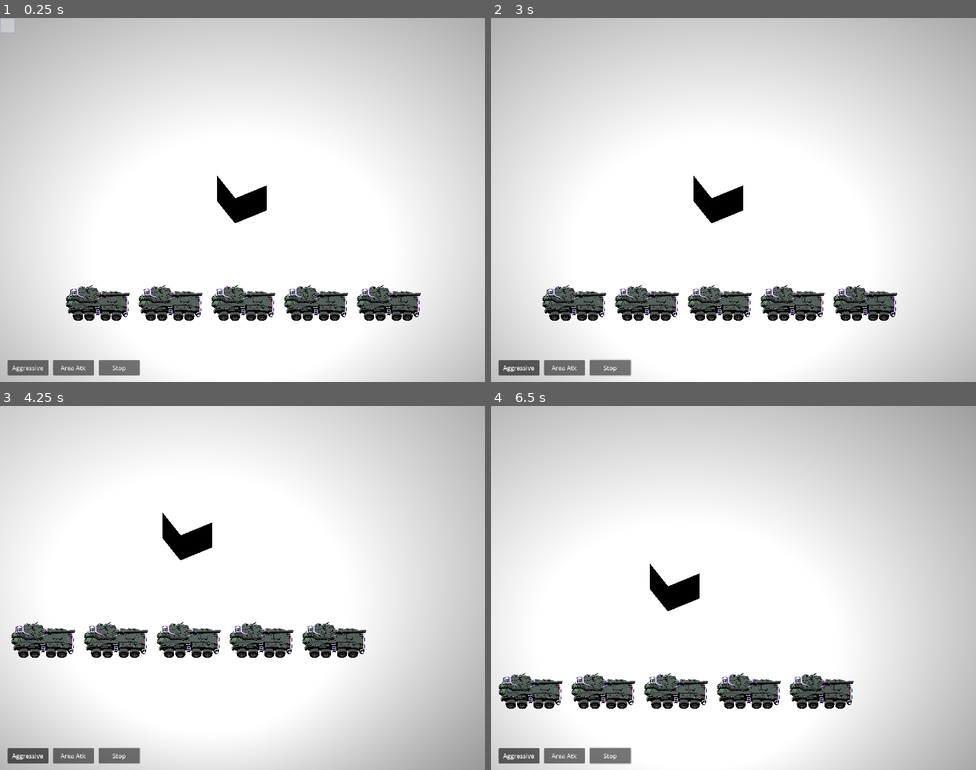
Above: before the commit, frames 1-4 (two rows, left to right).
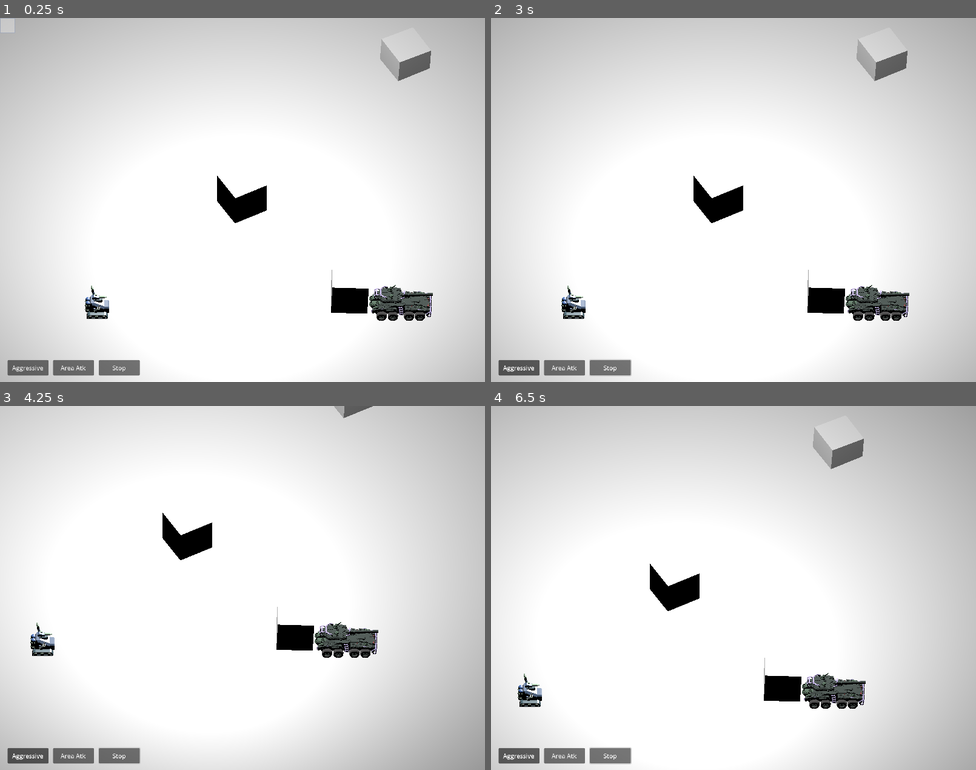
Above: after the commit, the same moments.

Repository: thelazyone/godot_rts
Game: Godot game, scene res://world.tscn
Two runs of this game, one before a commit and one after it. Both use one fixed random seed, a clock stepped at 60 frames per second and the inputs below.
Inputs (mouse positions are in pixels of both pictures, inside the frame that each line leads up to):
- Up to frame 1 (0.25 s): no input
- Up to frame 2 (3 s): click "Aggressive" at 0.5 s; click "Area Atk" at 1.25 s; click "Stop" at 2 s; tap Enter at 2.75 s; move the mouse to (840, 181) at 2.77 s; hold Right (ui_right) from 2.78 s (still down); click (840, 181) at 2.85 s
- Up to frame 3 (4.25 s): move the mouse to (145, 606) at 3.52 s; release Right (ui_right) at 3.53 s; hold Down (ui_down) from 3.53 s (still down); right-click (145, 606) at 3.6 s
- Up to frame 4 (6.5 s): move the mouse to (782, 507) at 4.27 s; release Down (ui_down) at 4.28 s; hold Right (ui_right) 4.28-5.03 s; click (782, 507) at 4.35 s; move the mouse to (709, 660) at 5.02 s; hold Up (ui_up) 5.03-5.78 s; right-click (709, 660) at 5.1 s; move the mouse to (879, 642) at 5.77 s; hold Left (ui_left) from 5.78 s (still down); click (879, 642) at 5.85 s

The runs differ from the first frame. In frame 1, 5.4% of the frame differs, in the area x 13-90%, y 5-84%; in frame 2, 5.4%, in the area x 10-87%, y 5-84%; in frame 3, 5.0%; in frame 4, 5.4%.

Commit message:
Added Worker for the RTS test

Diff:
--- a/Actors.gd
+++ b/Actors.gd
@@ -17,10 +17,7 @@
 	m_UnitsControlNode.aim_order.connect(shoot_area) # TODO TEST TBR
 
 	add_tank(4,4)
-	add_tank(2,4)
-	add_tank(0,4)
-	add_tank(-2,4)
-	add_tank(-4,4)
+	add_worker(-4,4)
 
 
 # Called every frame. 'delta' is the elapsed time since the previous frame.
@@ -30,6 +27,12 @@
 
 func add_tank(x, y): # Clearly temp:
 	var new_tank = preload("res://Components/tank.tscn").instantiate()
+	new_tank.position.x = x
+	new_tank.position.z = y
+	add_child(new_tank)
+
+func add_worker(x, y): # Clearly temp:
+	var new_tank = preload("res://Components/worker.tscn").instantiate()
 	new_tank.position.x = x
 	new_tank.position.z = y
 	add_child(new_tank)
--- /dev/null
+++ b/Components/cube_obstacle.tscn
@@ -0,0 +1,16 @@
+[gd_scene load_steps=3 format=3 uid="uid://lfio3y5xh11s"]
+
+[sub_resource type="BoxMesh" id="BoxMesh_mbfrx"]
+
+[sub_resource type="BoxShape3D" id="BoxShape3D_62ewo"]
+
+[node name="CubeObstacle" type="MeshInstance3D"]
+transform = Transform3D(0.866026, 0.0087262, 0.499924, 0, 0.999848, -0.0174524, -0.5, 0.0151142, 0.865894, 0, 0.5, 0)
+mesh = SubResource("BoxMesh_mbfrx")
+skeleton = NodePath("../Plane")
+
+[node name="StaticBody3D" type="StaticBody3D" parent="."]
+
+[node name="CollisionShape3D" type="CollisionShape3D" parent="StaticBody3D"]
+transform = Transform3D(1, 1.16415e-09, 0, 0, 1, -9.31323e-09, 0, 0, 1, 0, 0, 0)
+shape = SubResource("BoxShape3D_62ewo")
--- /dev/null
+++ b/Components/worker.gd
@@ -0,0 +1,41 @@
+extends CharacterBody3D
+
+
+var is_selected = false
+
+# Called when the node enters the scene tree for the first time.
+func _ready():
+	pass # Replace with function body.
+
+
+func _physics_process(delta):
+	# Previously using move_and_slide, but sliding looks very weird on tracked vehicles
+	move_and_collide(velocity * delta)
+
+
+# Called every frame. 'delta' is the elapsed time since the previous frame.
+func _process(delta):
+
+	# TANK-Specific functions, like rotating the turret
+	get_node("Turret").rotation = Vector3(0, get_node("CombatComponent").turret_direction - rotation.y, 0)
+	pass
+
+func command_move(target):
+	get_node("MoveComponent").command_move(target)
+
+# Selection methods
+func select(bool_value):
+	is_selected = bool_value
+	get_node("Selected").visible = is_selected
+
+
+func combat_aim(target):
+	get_node("CombatComponent").combat_aim(target)
+
+
+func combat_stop():
+	get_node("CombatComponent").combat_stop()
+
+
+func combat_attack_area(target):
+	get_node("CombatComponent").combat_attack_area(target)
--- /dev/null
+++ b/Components/worker.tscn
@@ -0,0 +1,43 @@
+[gd_scene load_steps=9 format=3 uid="uid://cieode54cqvbx"]
+
+[ext_resource type="Script" path="res://Components/tank.gd" id="1_xmyou"]
+[ext_resource type="PackedScene" uid="uid://5s3rcge75d24" path="res://Components/move_component.tscn" id="2_n6t3f"]
+[ext_resource type="PackedScene" uid="uid://dl5dd1ep5aybv" path="res://Components/selected_sprite.tscn" id="3_b2r0f"]
+[ext_resource type="PackedScene" uid="uid://b256cjygw4p6" path="res://Assets/Worker/worker.glb" id="4_1i6hh"]
+[ext_resource type="PackedScene" uid="uid://t4mkrwhanp2b" path="res://Components/combat_component.tscn" id="6_iyp1i"]
+[ext_resource type="PackedScene" uid="uid://bqkagvogq0l1r" path="res://Components/gun_shell.tscn" id="7_devjo"]
+[ext_resource type="PackedScene" uid="uid://b37e5dvbs8aos" path="res://Assets/Worker/head.glb" id="7_pr8ns"]
+
+[sub_resource type="CapsuleShape3D" id="CapsuleShape3D_vaieb"]
+
+[node name="Worker" type="CharacterBody3D"]
+axis_lock_linear_y = true
+safe_margin = 0.1
+script = ExtResource("1_xmyou")
+
+[node name="MoveComponent" parent="." instance=ExtResource("2_n6t3f")]
+transform = Transform3D(0.9965, 0, 0, 0, 0.9965, 0, 0, 0, 0.9965, 0, 0, 0)
+SPEED = 200
+ROT_SPEED = 5
+MIN_ANGLE_MOVE = 0.785
+
+[node name="Selected" parent="." instance=ExtResource("3_b2r0f")]
+visible = false
+
+[node name="CollisionShape3D" type="CollisionShape3D" parent="."]
+transform = Transform3D(-3.93403e-08, -0.9, 0, 0.9, -3.93403e-08, 0, 0, 0, 0.9, 0, 0.245, 0)
+shape = SubResource("CapsuleShape3D_vaieb")
+
+[node name="NavigationObstacle3D" type="NavigationObstacle3D" parent="CollisionShape3D"]
+radius = 2.0
+avoidance_layers = 3
+
+[node name="Body" parent="." instance=ExtResource("4_1i6hh")]
+transform = Transform3D(0.2, 0, 0, 0, 0.2, 0, 0, 0, 0.2, 0, 0, 0)
+
+[node name="CombatComponent" parent="." instance=ExtResource("6_iyp1i")]
+transform = Transform3D(0.996046, 0, 0, 0, 0.996046, 0, 0, 0, 0.996046, 0, 0, 0)
+PROJECTILE = ExtResource("7_devjo")
+
+[node name="Turret" parent="." instance=ExtResource("7_pr8ns")]
+transform = Transform3D(0.2, 0, 0, 0, 0.2, 0, 0, 0, 0.2, 0, 0, 0)
--- a/world.tscn
+++ b/world.tscn
@@ -1,10 +1,11 @@
-[gd_scene load_steps=16 format=3 uid="uid://by6usbkw54p0d"]
+[gd_scene load_steps=15 format=3 uid="uid://by6usbkw54p0d"]
 
 [ext_resource type="Script" path="res://ObjectsScripts/CameraBase.gd" id="1_a4iqy"]
 [ext_resource type="Script" path="res://world.gd" id="1_gmsn8"]
 [ext_resource type="Script" path="res://ObjectsScripts/RectSelection.gd" id="2_qyexx"]
 [ext_resource type="Shader" path="res://Shaders/edge_shader_cberry22.gdshader" id="3_bxj61"]
 [ext_resource type="Script" path="res://Actors.gd" id="3_u47dp"]
+[ext_resource type="PackedScene" uid="uid://lfio3y5xh11s" path="res://Components/cube_obstacle.tscn" id="4_d1p21"]
 [ext_resource type="Script" path="res://Pixelation.gd" id="6_l4fd8"]
 [ext_resource type="Shader" path="res://Shaders/pixel_1.gdshader" id="6_vjooq"]
 
@@ -30,10 +31,6 @@
 agent_radius = 0.3
 
 [sub_resource type="PlaneMesh" id="PlaneMesh_twrfu"]
-
-[sub_resource type="BoxMesh" id="BoxMesh_mbfrx"]
-
-[sub_resource type="BoxShape3D" id="BoxShape3D_62ewo"]
 
 [sub_resource type="StyleBoxFlat" id="StyleBoxFlat_a4ykn"]
 bg_color = Color(0.960784, 0.960784, 0.960784, 0.368627)
@@ -75,17 +72,6 @@
 transform = Transform3D(20, 0, 0, 0, 20, 0, 0, 0, 20, 0, 0, 0)
 mesh = SubResource("PlaneMesh_twrfu")
 
-[node name="Cube" type="MeshInstance3D" parent="Environment"]
-transform = Transform3D(0.866026, 0.0087262, 0.499924, 0, 0.999848, -0.0174524, -0.5, 0.0151142, 0.865894, 0, 0.5, 0)
-mesh = SubResource("BoxMesh_mbfrx")
-skeleton = NodePath("../Plane")
-
-[node name="StaticBody3D" type="StaticBody3D" parent="Environment/Cube"]
-
-[node name="CollisionShape3D" type="CollisionShape3D" parent="Environment/Cube/StaticBody3D"]
-transform = Transform3D(1, 1.16415e-09, 0, 0, 1, -9.31323e-09, 0, 0, 1, 0, 0, 0)
-shape = SubResource("BoxShape3D_62ewo")
-
 [node name="OmniLight3D" type="OmniLight3D" parent="Environment"]
 transform = Transform3D(1, 0, 0, 0, 1, 0, 0, 0, 1, 0, 11.8649, 0)
 light_energy = 15.4
@@ -93,6 +79,17 @@
 light_volumetric_fog_energy = 2.676
 light_specular = 8.424
 omni_range = 23.7319
+
+[node name="CubeObstacle" parent="Environment" instance=ExtResource("4_d1p21")]
+
+[node name="CubeObstacle2" parent="Environment" instance=ExtResource("4_d1p21")]
+transform = Transform3D(0.500039, 0.0238379, 0.865676, 0.00872619, 0.999432, -0.0325617, -0.86596, 0.0238361, 0.499547, -8.69261, 0.425923, -1.51708)
+
+[node name="CubeObstacle3" parent="Environment" instance=ExtResource("4_d1p21")]
+transform = Transform3D(0.000208706, 0.0412818, 0.999149, 0.0238379, 0.998864, -0.041275, -0.999717, 0.0238262, -0.000776172, 2.96969, 0.536892, 3.70348)
+
+[node name="CubeObstacle4" parent="Environment" instance=ExtResource("4_d1p21")]
+transform = Transform3D(-0.499394, 0.0563786, 0.864541, 0.0412818, 0.998297, -0.0412552, -0.865392, 0.0150871, -0.50087, 4.49503, 0.240075, -5.52866)
 
 [node name="UnitsControl" type="CanvasLayer" parent="."]
 follow_viewport_enabled = true
@@ -103,7 +100,7 @@
 offset_bottom = 40.0
 theme_override_styles/panel = SubResource("StyleBoxFlat_a4ykn")
 
-[node name="AggressiveBtn" type="Button" parent="UnitsControl"]
+[node name="Build Plant" type="Button" parent="UnitsControl"]
 offset_left = 20.0
 offset_top = 902.0
 offset_right = 128.0
@@ -113,7 +110,7 @@
 text = "Aggressive
 "
 
-[node name="AreaAtkBtn" type="Button" parent="UnitsControl"]
+[node name="Build Factory" type="Button" parent="UnitsControl"]
 offset_left = 140.0
 offset_top = 902.0
 offset_right = 248.0
@@ -121,7 +118,7 @@
 pivot_offset = Vector2(64, 26)
 text = "Area Atk"
 
-[node name="StopBtn" type="Button" parent="UnitsControl"]
+[node name="Add Worker" type="Button" parent="UnitsControl"]
 offset_left = 261.0
 offset_top = 902.0
 offset_right = 369.0
Binary file added: Assets/Worker/head.glb
Not shown, added: Assets/Worker/head.glb.import
Binary file added: Assets/Worker/head_worker.png
Not shown, added: Assets/Worker/head_worker.png.import
Binary file added: Assets/Worker/worker.glb
Not shown, added: Assets/Worker/worker.glb.import
Binary file added: Assets/Worker/worker_worker.png
Not shown, added: Assets/Worker/worker_worker.png.import
Binary file added: Assets/worker.png
Not shown, added: Assets/worker.png.import
Not shown: 1 places in Components/tank.tscn that only renumber resources
Not shown, added: Assets/worker.blend
(and 1 more such lines)
